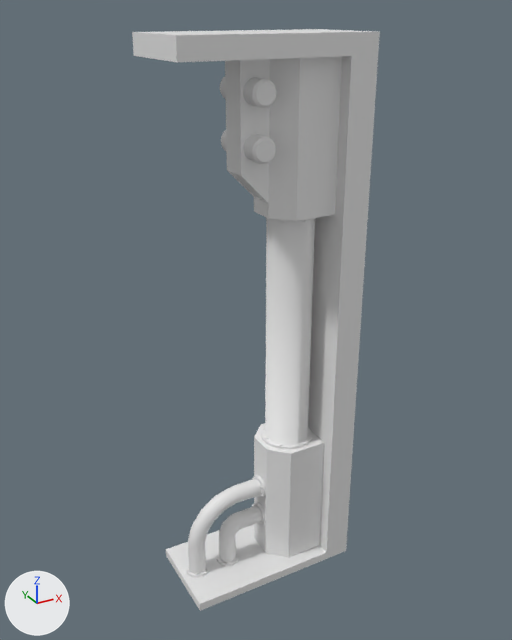
A saved change to the FBX model Project Universe/Assets/Resources/Models/Tiles/CMDRAsh/DOORS/500mmDoorExtenderA/500mmDoorExtenderA.fbx.
Rendered twice from a 50 mm lens placed at (-1.67, -3.03, 3.1), pointed at (0.01, 0.03, 1.57). The axes (+X, +Y, +Z) are drawn at lower left. The lights are the same throughout. Where no turn or scale is listed for an object, it has been applied to the vertices.

Objects in the first picture: '500mmDoorExtenderA'.
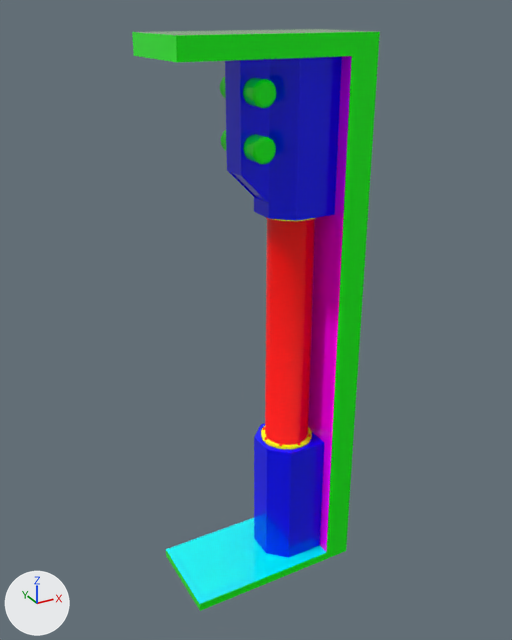
Location of each change, [x1, y1, x2, y2] in pixels of the pictures (512 x 640 px; the box of a moved part takes in the faces that stretch with it):
part 1 of me_500mmdoorextender_013, deleted
    before: [186, 475, 266, 578]
part 2 of me_500mmdoorextender_013, deleted
    before: [216, 502, 266, 566]
part 3 of me_500mmdoorextender_013, moved or reshaped
    both: [261, 427, 312, 447]
part 4 of me_500mmdoorextender_013, recoloured (grey to green)
    both: [132, 29, 380, 611]
part 5 of me_500mmdoorextender_013, recoloured (grey to blue)
    both: [225, 56, 342, 558]
part 6 of me_500mmdoorextender_013, recoloured (white to yellow)
    both: [261, 218, 314, 449]
part 7 of me_500mmdoorextender_013, recoloured (grey to green)
    both: [220, 77, 277, 164]
part 8 of me_500mmdoorextender_013, recoloured
    both: [308, 56, 352, 552]
part 9 of me_500mmdoorextender_013, recoloured (white to cyan)
    both: [166, 525, 326, 604]
part 10 of me_500mmdoorextender_013, recoloured (white to red)
    both: [265, 217, 318, 445]

What changed in the scene script:
```text
Add mat_pipe:
    mat_pipe = principled_material('Pipe')
    mat_pipe.base_color = (1.0, 0.0, 0.0)  # red #ff0000
    mat_pipe.roughness = 0.0
Add mat_basemat:
    mat_basemat = principled_material('BaseMat')
    mat_basemat.base_color = (0.0, 0.0, 1.0)  # blue #0000ff
    mat_basemat.roughness = 0.0
Add mat_frame:
    mat_frame = principled_material('Frame')
    mat_frame.base_color = (0.0, 1.0, 0.0)  # green #00ff00
    mat_frame.roughness = 0.0
Add mat_floor:
    mat_floor = principled_material('Floor')
    mat_floor.base_color = (0.0, 1.0, 1.0)  # cyan #00ffff
    mat_floor.roughness = 0.0
Add mat_white:
    mat_white = principled_material('White')
    mat_white.base_color = (1.0, 0.0, 1.0)  # pink #ff00ff
    mat_white.roughness = 0.0
Add mat_cobalt:
    mat_cobalt = principled_material('Cobalt')
    mat_cobalt.base_color = (0.0, 1.0, 0.0)  # green #00ff00
    mat_cobalt.roughness = 0.0
Add mat_roof:
    mat_roof = principled_material('Roof')
    mat_roof.base_color = (0.0, 1.0, 1.0)  # cyan #00ffff
    mat_roof.roughness = 0.0
Add mat_copperrings:
    mat_copperrings = principled_material('CopperRings')
    mat_copperrings.base_color = (1.0, 1.0, 0.0)  # yellow #ffff00
    mat_copperrings.roughness = 0.0
Change me_500mmdoorextender_013:
    used by ob_500mmdoorextendera; location = (0.0, 0.0, 0.0)
    remove me_500mmdoorextender_013.from_pydata(...)  # 1160 vertices, 2157 faces; spans x -0.5..0.5, y -0.25..0.25, z 0.0..3.0
    add me_500mmdoorextender_013.from_pydata(...)  # 598 vertices, 1073 faces; spans x -0.5..0.5, y -0.25..0.25, z 0.0..3.0
    me_500mmdoorextender_013 part 1: the loose piece of 294 vertices spanning x -0.47..0.03, y -0.07..0.07, z 0.05..0.57 is deleted
    me_500mmdoorextender_013 part 2: the loose piece of 268 vertices spanning x -0.27..0.03, y -0.07..0.07, z 0.05..0.37 is deleted
    me_500mmdoorextender_013 part 3
    43 vertices are removed from x 0.06..0.34, y -0.1..0.1, z 0.83
    194 faces are deleted
    43 vertices move within x 0.06..0.34, y -0.1..0.1, z 0.82
    43 vertices are added at x 0.06..0.34, y -0.1..0.1, z 0.81
    74 new faces join them, mat_copperrings (yellow #ffff00)
    120 new faces join them, mat_pipe (red #ff0000)
    me_500mmdoorextender_013 part 4: 22 faces spanning x -0.5..0.5, y -0.25..0.25, z 0.0..3.0 switch from no material to mat_frame (green #00ff00)
    me_500mmdoorextender_013 part 5: 48 faces spanning x -0.12..0.35, y -0.18..0.17, z 0.05..2.9 switch from no material to mat_basemat (blue #0000ff)
    me_500mmdoorextender_013 part 6: 234 faces spanning x 0.05..0.35, y -0.15..0.15, z 0.8..2.15 switch from no material to mat_copperrings (yellow #ffff00)
    me_500mmdoorextender_013 part 7: 296 faces spanning x -0.11..0.01, y -0.18..0.17, z 2.44..2.81 switch from no material to mat_cobalt (green #00ff00)
    me_500mmdoorextender_013 part 8: 16 faces spanning x 0.35, y -0.25..0.25, z 0.05..2.9 switch from no material to mat_white (pink #ff00ff)
    me_500mmdoorextender_013 part 9: 1 face spanning x -0.5..0.35, y -0.25..0.25, z 0.05 switches from no material to mat_floor (cyan #00ffff)
    me_500mmdoorextender_013 part 10: 252 faces spanning x 0.06..0.34, y -0.15..0.14, z 0.81..2.13 switch from no material to mat_pipe (red #ff0000)
    add me_500mmdoorextender_013.materials.append(mat_roof)  # cyan #00ffff
    add me_500mmdoorextender_013.materials.append(mat_floor)  # cyan #00ffff
```
